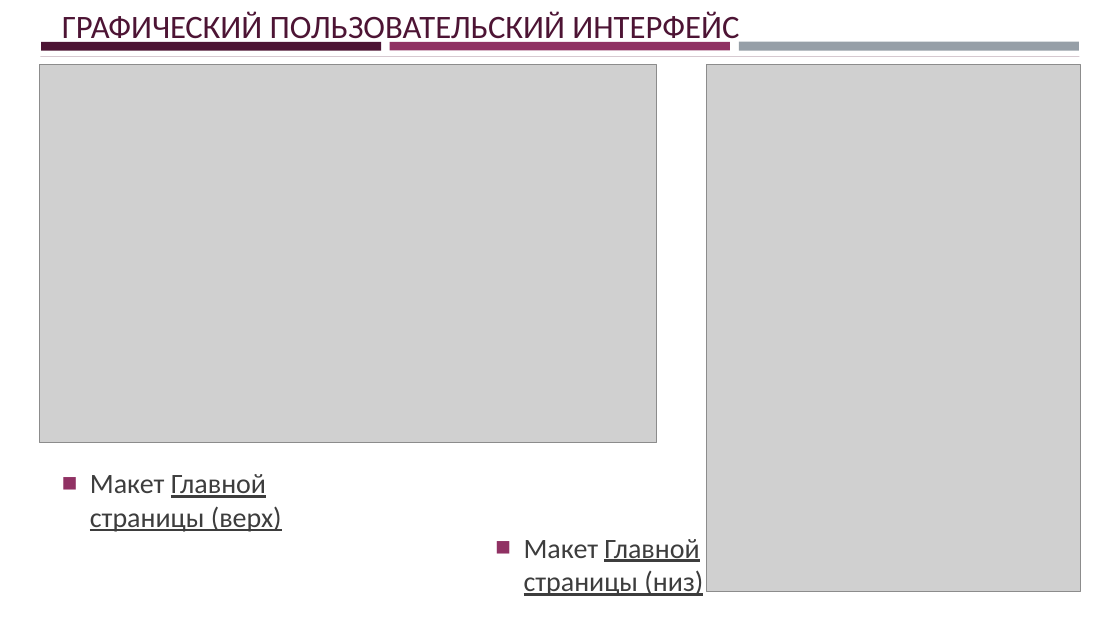
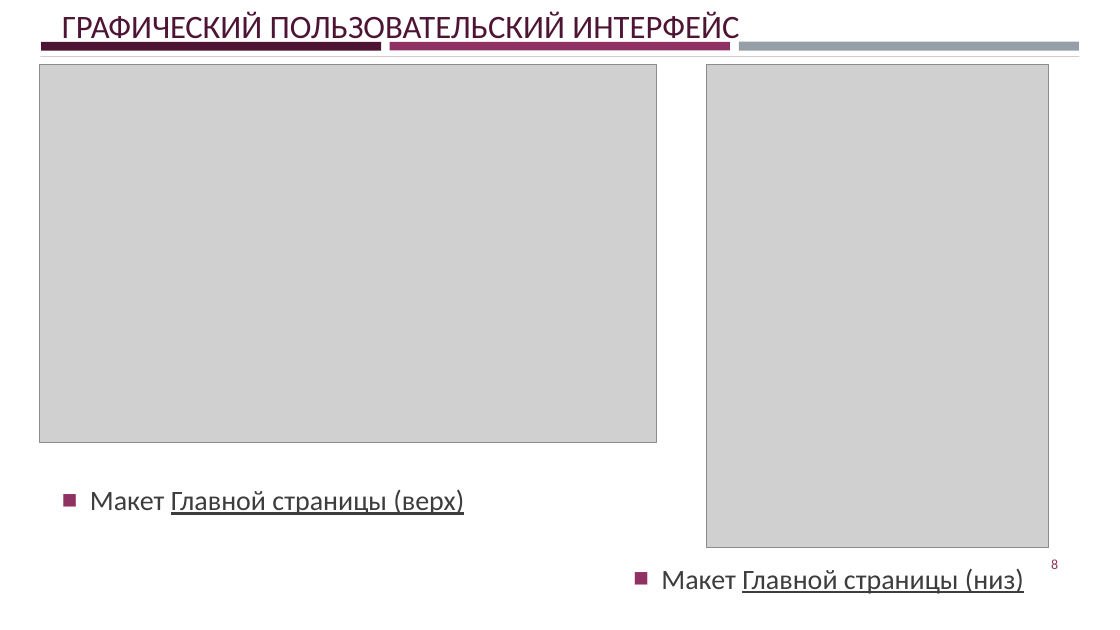
Before and after one commit to jecsonM/MDKmyWORKasAstudent, a slide deck: slide 8 of Сайт для компании «Кисловодск-строй».pptx. Drawn at 1120x630 pixels with LibreOffice and Linux fonts; fonts in the diff are those of the drawing; grey boxes stand for pictures. Boxes give left, top, right and bottom in pixels: in the first picture for what was removed or moved away, otherwise in the second. Text is boxed around its words. In the diff, an @@ line names an element or a change of style, - is before the commit and + after.

```diff
--- a/Сайт для компании «Кисловодск-строй».pptx
+++ b/Сайт для компании «Кисловодск-строй».pptx
@@ picture: place and size @@
-picture at (707, 65, 1081, 592)
+picture at (707, 65, 1049, 548)
@@ text "Макет Главной страницы (верх)" rewrapped from (90, 474, 282, 532) to (90, 489, 464, 515) @@
@@ text "Макет Главной страницы (низ)" rewrapped from (524, 539, 703, 596) to (661, 568, 1024, 594) @@
@@ page number added at (1051, 559, 1058, 569), 12 pt, text #903163 @@
+8
```
Also in this commit, not shown: 4 other slides changed, 3 slides added, 1 slide removed, 1 other file.
